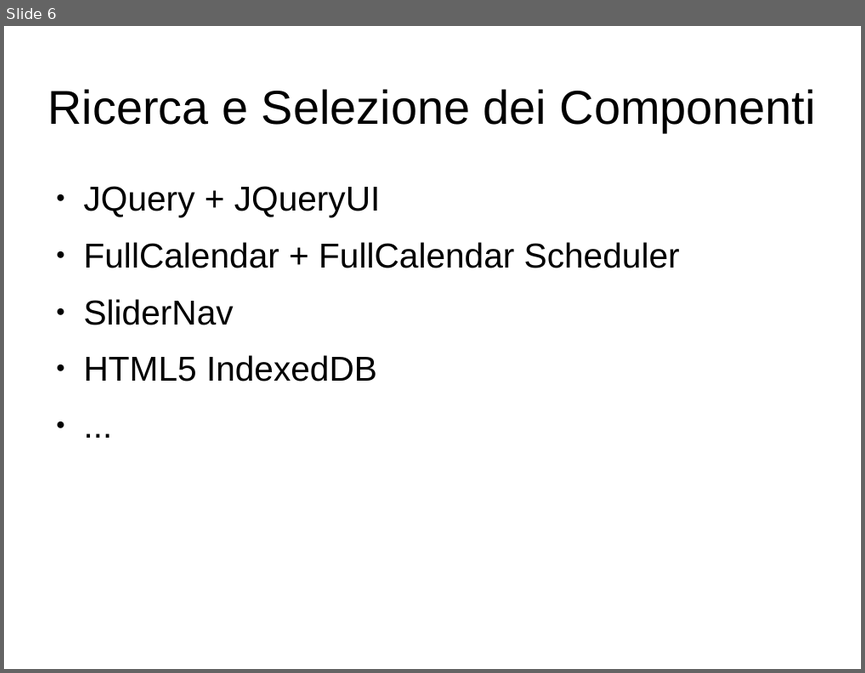
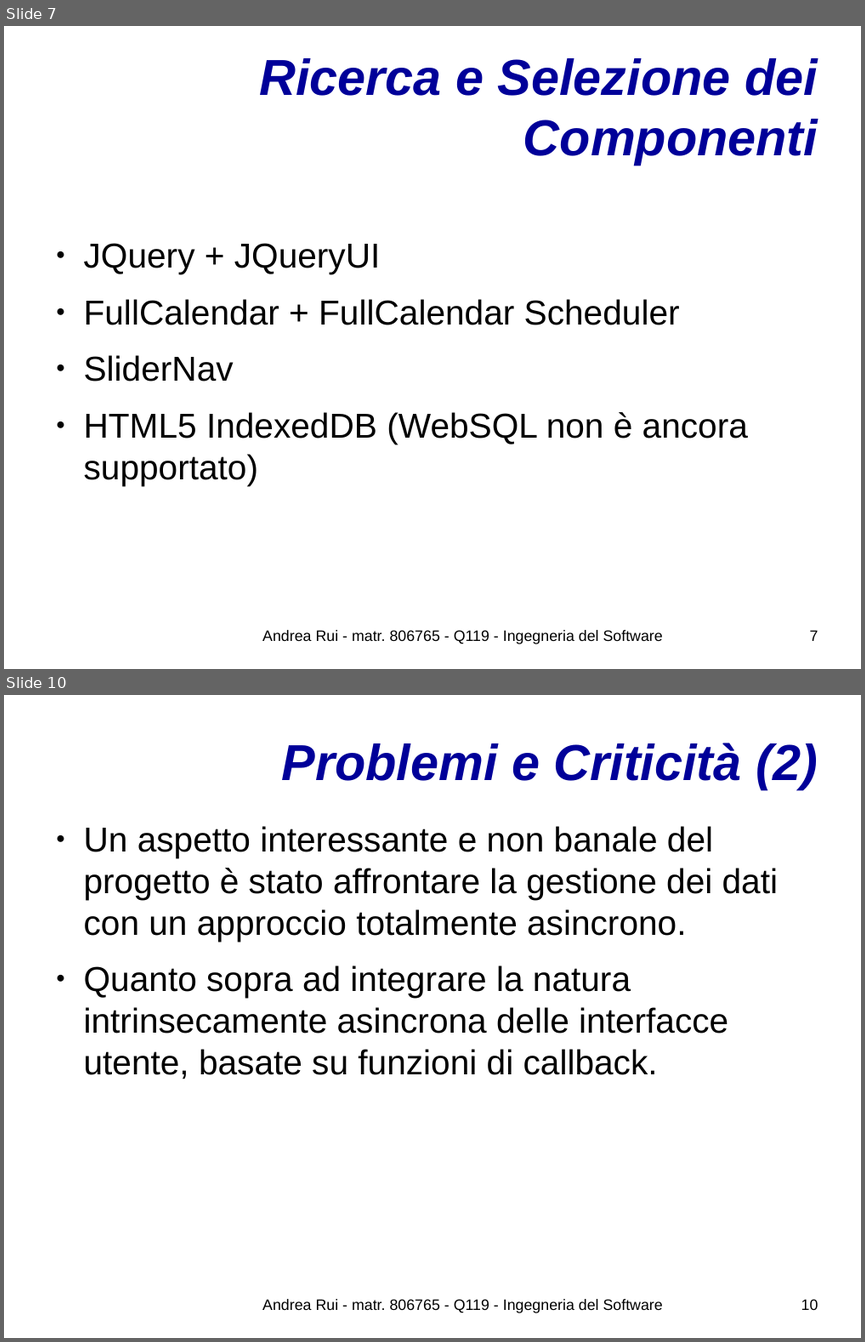
Before and after one commit to UnimibSoftEngCourse1718/progetto-agenda-2-Andy-UNIMIB, a slide deck: doc/Presentazione del Progetto.odp. Shown one above the other, each under a label of ours: slide 6 before the commit, slides 7 and 10 after it; the slides between them are not shown. The pictures are 865x673 and 865x1342 pixels, drawn with LibreOffice and Linux fonts; fonts in the diff are those of the drawing; background and template pictures are left out. Boxes give left, top, right and bottom in pixels: in the first picture for what was removed or moved away, otherwise in the second. Text is boxed around its words. In the diff, an @@ line names an element or a change of style, - is before the commit and + after.

```diff
--- a/doc/Presentazione del Progetto.odp
+++ b/doc/Presentazione del Progetto.odp
@@ slide 10 added at (x1=4, y1=695, x2=861, y2=1338), background #FFFFFF @@
@@ title added at (x1=282, y1=743, x2=817, y2=789), 46.8 pt, text #000099, bold, italic @@
+Problemi e Criticità (2)
@@ text added at (x1=84, y1=826, x2=778, y2=1079), 32 pt, text #000000 @@
+● Un aspetto interessante e non banale del progetto è stato affrontare la gestione dei dati con un approccio totalmente asincrono.
+● Quanto sopra ad integrare la natura intrinsecamente asincrona delle interfacce utente, basate su funzioni di callback.
@@ text added at (x1=262, y1=1299, x2=663, y2=1313), 14 pt, text #000000 @@
+Andrea Rui - matr. 806765 - Q119 - Ingegneria del Software
@@ page number added at (x1=801, y1=1299, x2=818, y2=1310), 14 pt, text #000000 @@
+10
@@ what was slide 6 is now slide 7 @@
@@ slide 7 changed as well @@
@@ title "Ricerca e Selezione dei Componenti" moved from (x1=48, y1=89, x2=816, y2=132) to (x1=259, y1=58, x2=817, y2=165) @@
@@ title "Ricerca e Selezione dei Componenti" at (x1=259, y1=58, x2=817, y2=165): size 44 to 46.8 pt, text colour #000000 to #000099, bold on, italic on; alignment centre to right @@
@@ text at (x1=84, y1=412, x2=748, y2=486): text changed @@
-● HTML5 IndexedDB
-● ...
+● HTML5 IndexedDB (WebSQL non è ancora supportato)
@@ text added at (x1=262, y1=630, x2=663, y2=644), 14 pt, text #000000 @@
+Andrea Rui - matr. 806765 - Q119 - Ingegneria del Software
@@ page number added at (x1=810, y1=630, x2=818, y2=641), 14 pt, text #000000 @@
+7
```
Also in this commit, not shown: 5 other slides changed, 15 other slides added, 8 slides removed, 6 other files.
